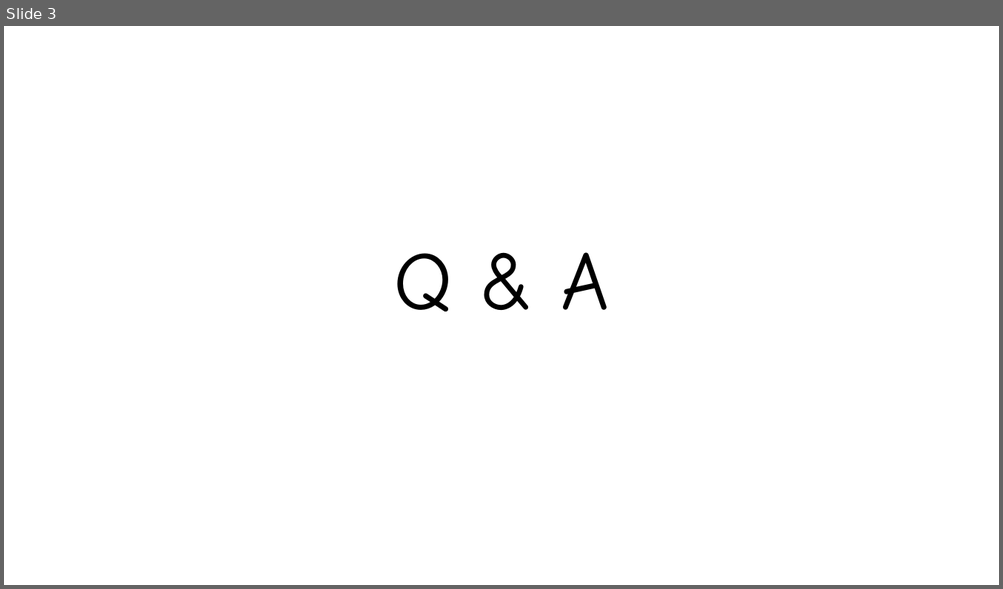
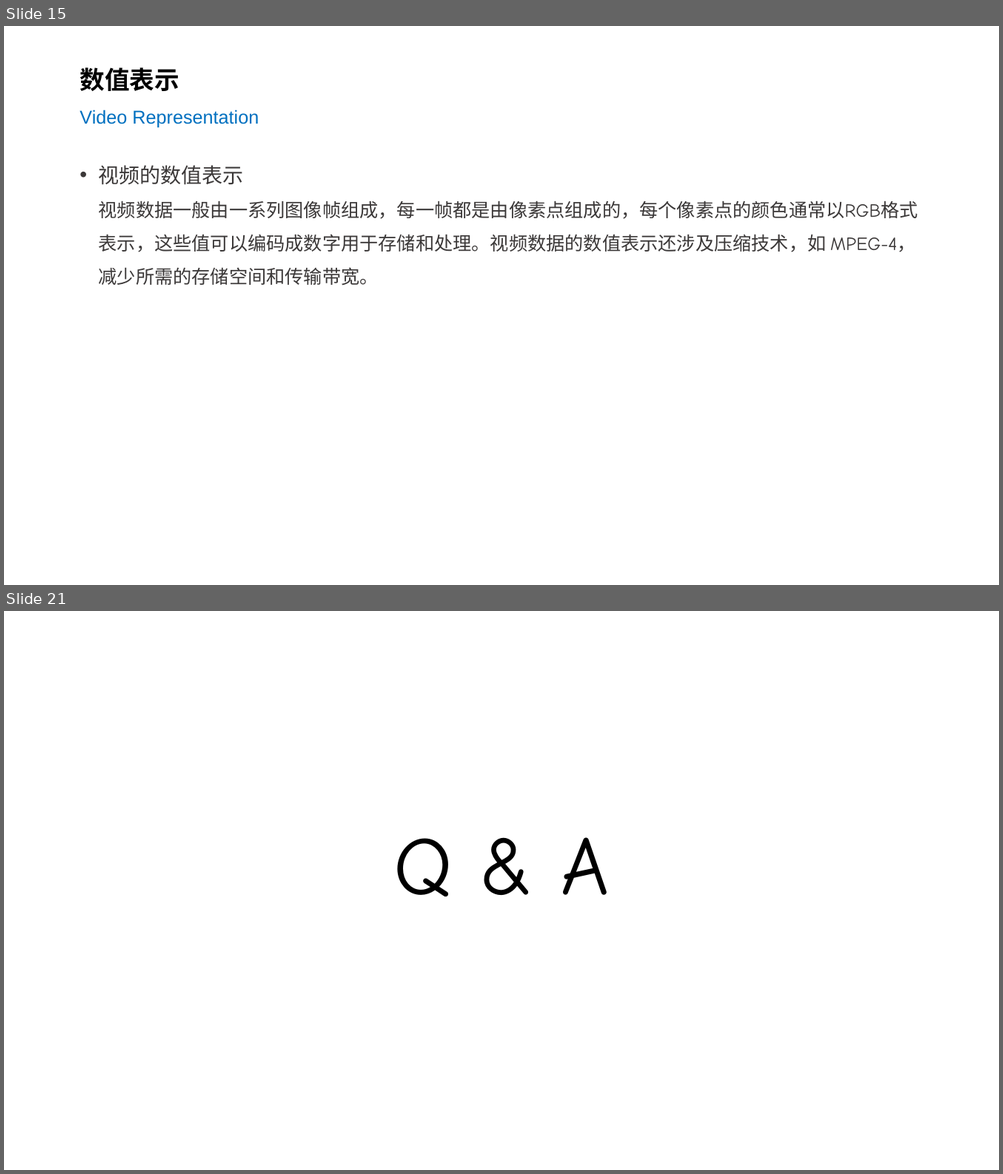
Before and after one commit to silentbalanceyh/cda-exam, a slide deck: ppt/05.回归.pptx. Shown one above the other, each under a label of ours: slide 3 before the commit, slides 15 and 21 after it; the slides between them are not shown. The pictures are 1003x589 and 1003x1174 pixels, drawn with LibreOffice and Linux fonts; fonts in the diff are those of the drawing; background and template pictures are left out. Boxes give left, top, right and bottom in pixels: in the first picture for what was removed or moved away, otherwise in the second. Text is boxed around its words. In the diff, an @@ line names an element or a change of style, - is before the commit and + after.

```diff
--- a/ppt/05.回归.pptx
+++ b/ppt/05.回归.pptx
@@ slide 15 added at <box>4,26,999,585</box>, background #FFFFFF @@
@@ title added at <box>79,67,259,128</box>, 18 pt, text #0070C0 @@
+数值表示
+Video Representation
@@ text added at <box>99,165,918,286</box>, 18 pt, text #3B3838 @@
+• 视频的数值表示
+  视频数据一般由一系列图像帧组成，每一帧都是由像素点组成的，每个像素点的颜色通常以RGB格式表示，这些值可以编码成数字用于存储和处理。视频数据的数值表示还涉及压缩技术，如 MPEG-4，减少所需的存储空间和传输带宽。
@@ what was slide 3 is now slide 21 @@
```
Also in this commit, not shown: 1 slide changed, 18 other slides added, 1 slide removed, 16 other files.
